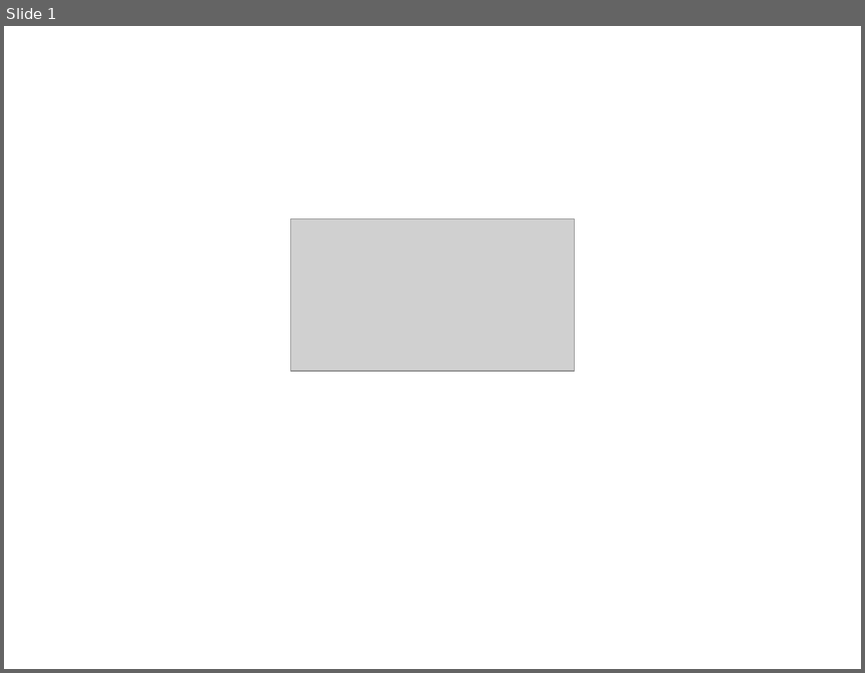
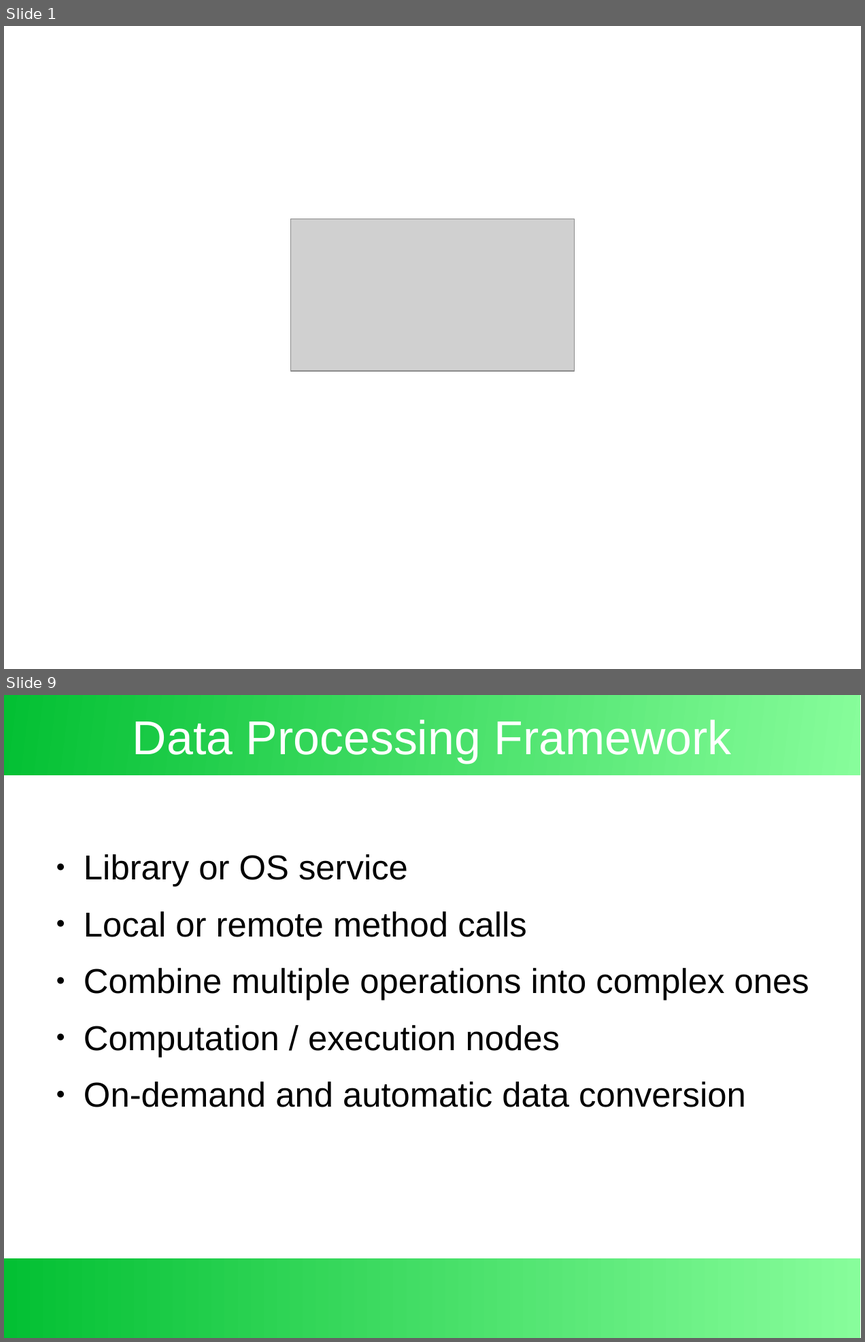
Before and after one commit to exbin/exbin-doc, a slide deck: presentation/exbin-overview.odp. Shown one above the other, each under a label of ours: slide 1 before the commit, slides 1 and 9 after it; the slides between them are not shown. The pictures are 865x673 and 865x1342 pixels, drawn with LibreOffice and Linux fonts; fonts in the diff are those of the drawing; grey boxes stand for pictures; background and template pictures are left out. Boxes give left, top, right and bottom in pixels: in the first picture for what was removed or moved away, otherwise in the second. Text is boxed around its words. In the diff, an @@ line names an element or a change of style, - is before the commit and + after.

```diff
--- a/presentation/exbin-overview.odp
+++ b/presentation/exbin-overview.odp
@@ slide 9 added at (4,695,861,1338), background #FFFFFF @@
@@ rectangle added at (4,695,861,775), fill gradient #87FD9B to #03C033 @@
@@ title added at (133,719,731,763), 44 pt, text #FFFFFF @@
+Data Processing Framework
@@ text added at (84,854,809,1107), 32 pt, text #000000 @@
+● Library or OS service
+● Local or remote method calls
+● Combine multiple operations into complex ones
+● Computation / execution nodes
+● On-demand and automatic data conversion
@@ rectangle added at (4,1258,861,1338), fill gradient #87FD9B to #03C033 @@
```
Also in this commit, not shown: 5 slides changed, 7 other slides added, 1 slide removed, 2 other files.
